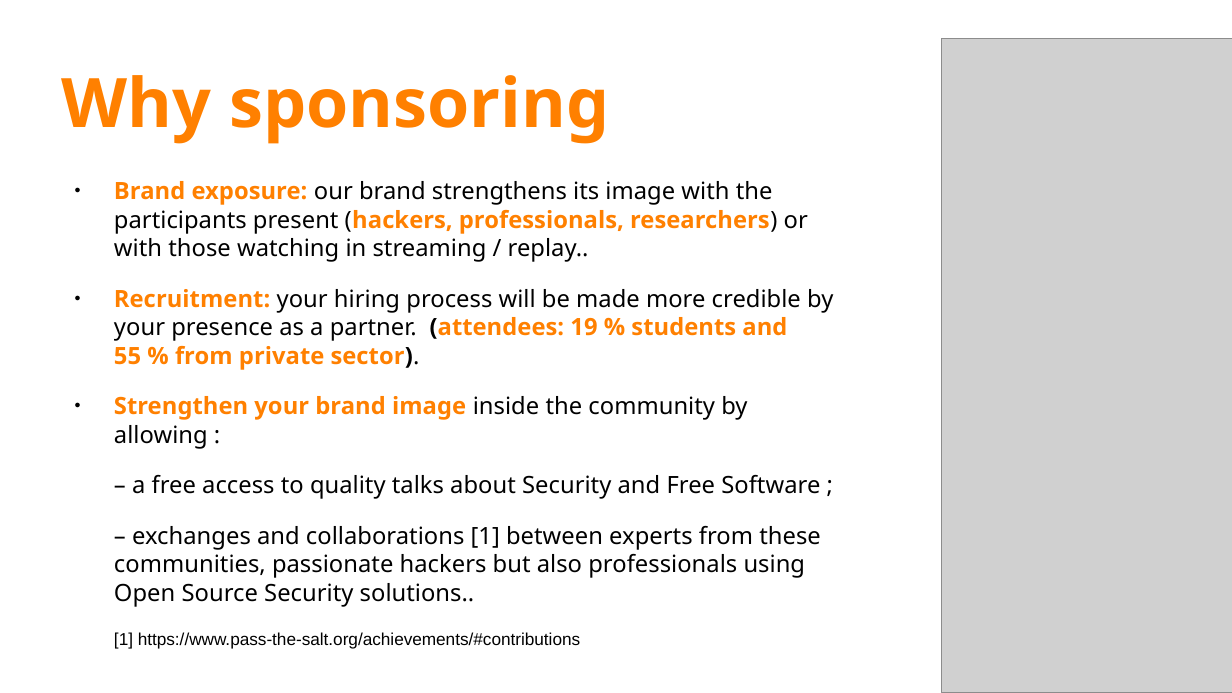
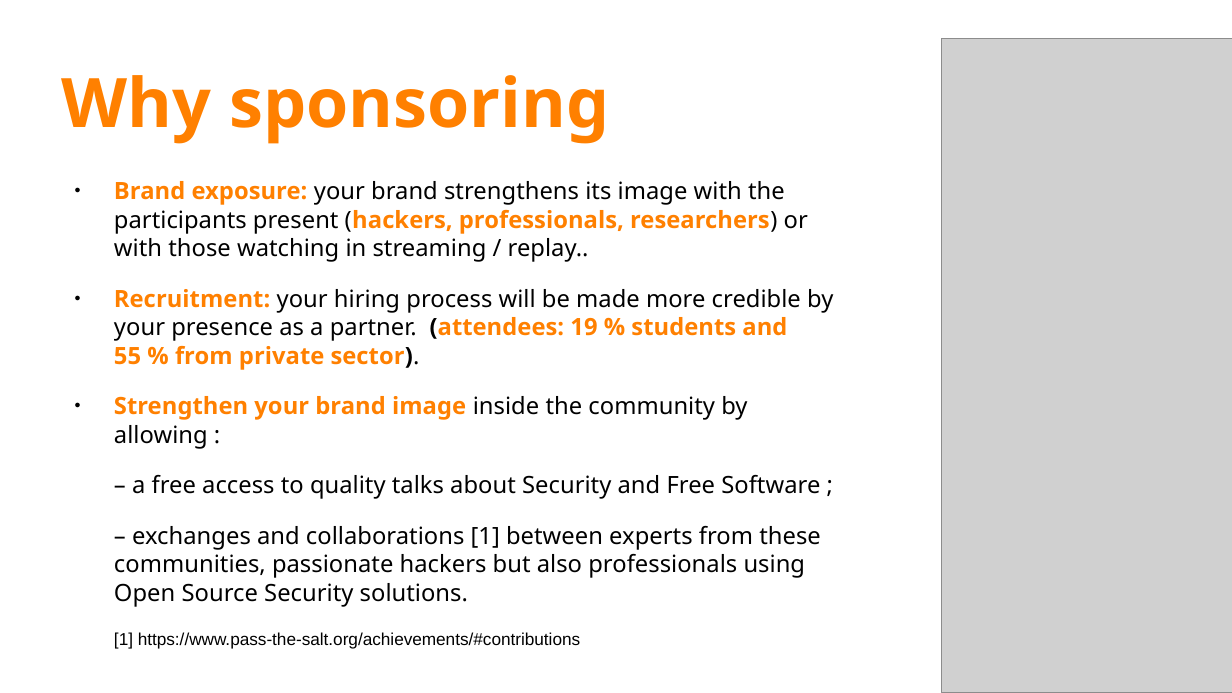
Before and after one commit to pass-the-salt/2023-communication, a slide deck: slide 5 of sponsoring/dossier-sponsoring-EN-2023.odp. Drawn at 1232x693 pixels with LibreOffice and Linux fonts; fonts in the diff are those of the drawing; grey boxes stand for pictures; background and template pictures are left out. Boxes give left, top, right and bottom in pixels: in the first picture for what was removed or moved away, otherwise in the second. Text is boxed around its words. In the diff, an @@ line names an element or a change of style, - is before the commit and + after.

```diff
--- a/sponsoring/dossier-sponsoring-EN-2023.odp
+++ b/sponsoring/dossier-sponsoring-EN-2023.odp
@@ text at <box>114,181,808,262</box>: text changed @@
-● Brand exposure: our brand strengthens its image with the participants present (hackers, professionals, researchers) or with those watching in streaming / replay..
+● Brand exposure: your brand strengthens its image with the participants present (hackers, professionals, researchers) or with those watching in streaming / replay..
@@ text at <box>114,526,821,607</box>: text changed @@
-– exchanges and collaborations [1] between experts from these communities, passionate hackers but also professionals using Open Source Security solutions..
+– exchanges and collaborations [1] between experts from these communities, passionate hackers but also professionals using Open Source Security solutions.
```
Also in this commit, not shown: 4 other slides changed, 1 other file.
